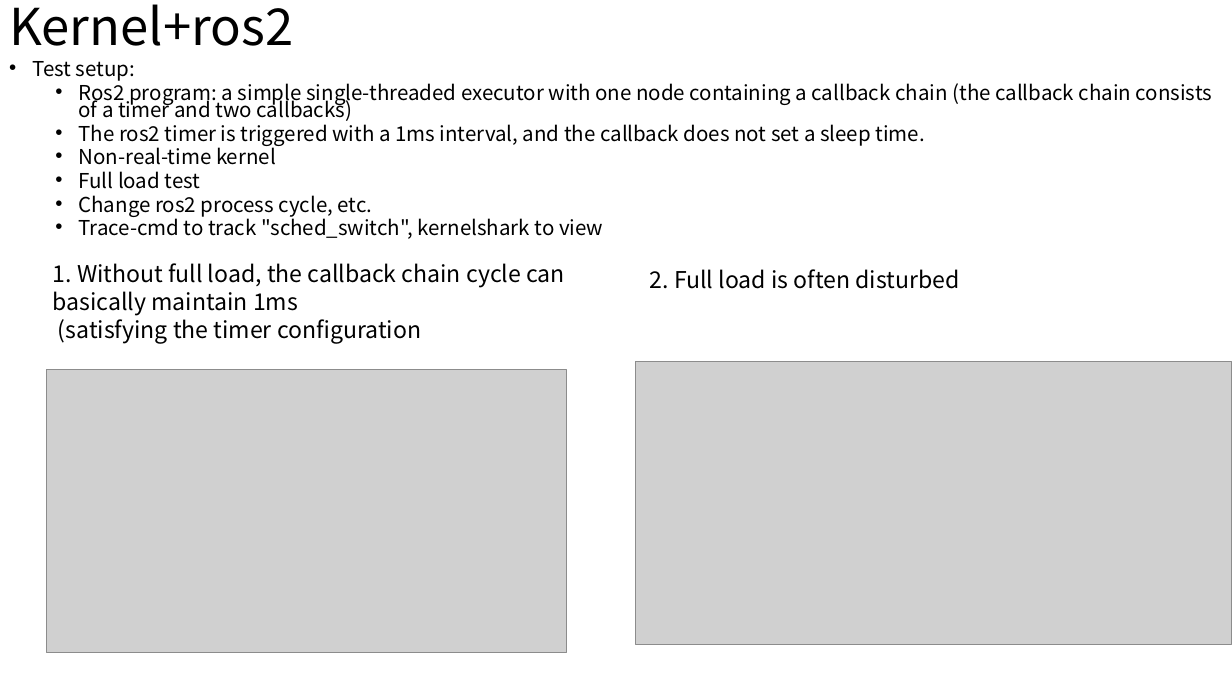
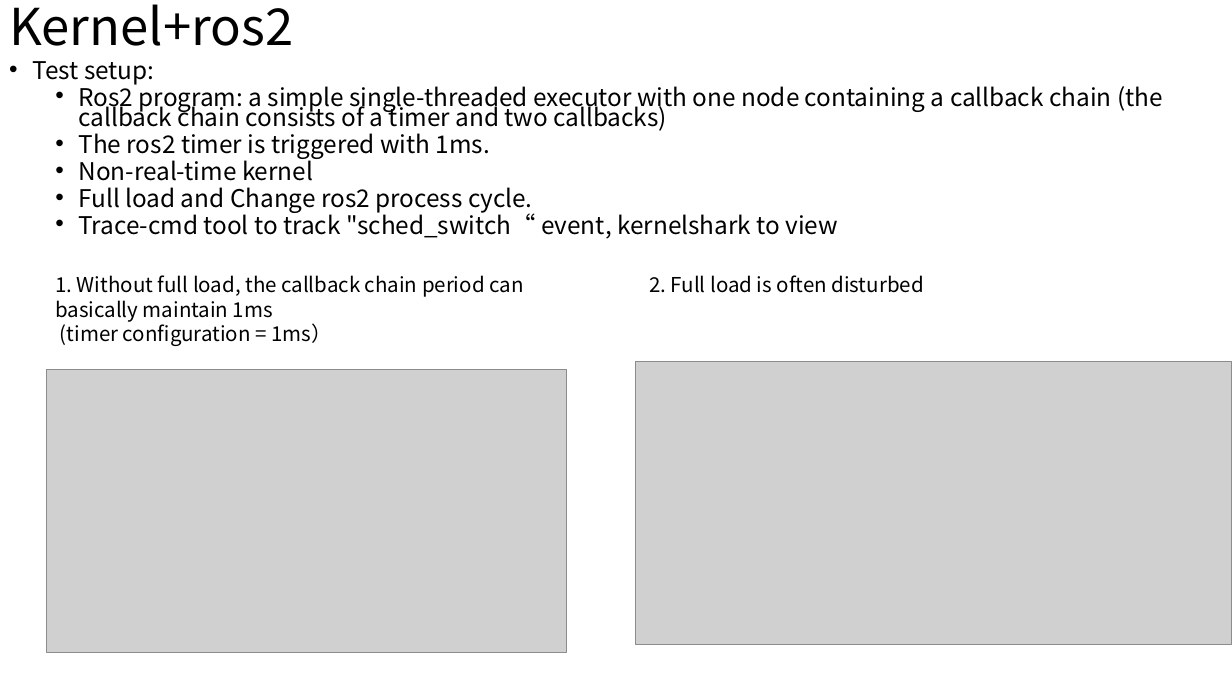
Before and after one commit to wsm6636/note, a slide deck: slide 5 of 06-ppt/discussion/0701.pptx. Drawn at 1232x693 pixels with LibreOffice and Linux fonts; fonts in the diff are those of the drawing; grey boxes stand for pictures. Boxes give left, top, right and bottom in pixels: in the first picture for what was removed or moved away, otherwise in the second. Text is boxed around its words. In the diff, an @@ line names an element or a change of style, - is before the commit and + after.

```diff
--- a/06-ppt/discussion/0701.pptx
+++ b/06-ppt/discussion/0701.pptx
@@ text at bbox=[32, 61, 1163, 181]: size 16 to 19 pt in "Test setup:", "Ros2 program: a simple single-threaded executor with ...", "Non-real-time kernel" @@
@@ text at bbox=[79, 133, 490, 159]: text changed; size 16 to 19 pt @@
-  • The ros2 timer is triggered with a 1ms interval, and the callback does not set a sleep time.
+  • The ros2 timer is triggered with 1ms.
@@ text at bbox=[79, 187, 839, 239]: text changed; size 16 to 19 pt @@
-  • Full load test
-  • Change ros2 process cycle, etc.
-  • Trace-cmd to track "sched_switch", kernelshark to view
+  • Full load and Change ros2 process cycle.
+  • Trace-cmd tool to track "sched_switch“ event, kernelshark to view
@@ text "2. Full load is often ..." at bbox=[649, 275, 924, 293]: size 18 to 16 pt @@
@@ text at bbox=[55, 275, 523, 346]: text changed; size 18 to 16 pt @@
-  1. Without full load, the callback chain cycle can basically maintain 1ms
-  (satisfying the timer configuration
+  1. Without full load, the callback chain period can basically maintain 1ms
+  (timer configuration = 1ms）
```
Also in this commit, not shown: 4 other slides changed, 16 other files.
